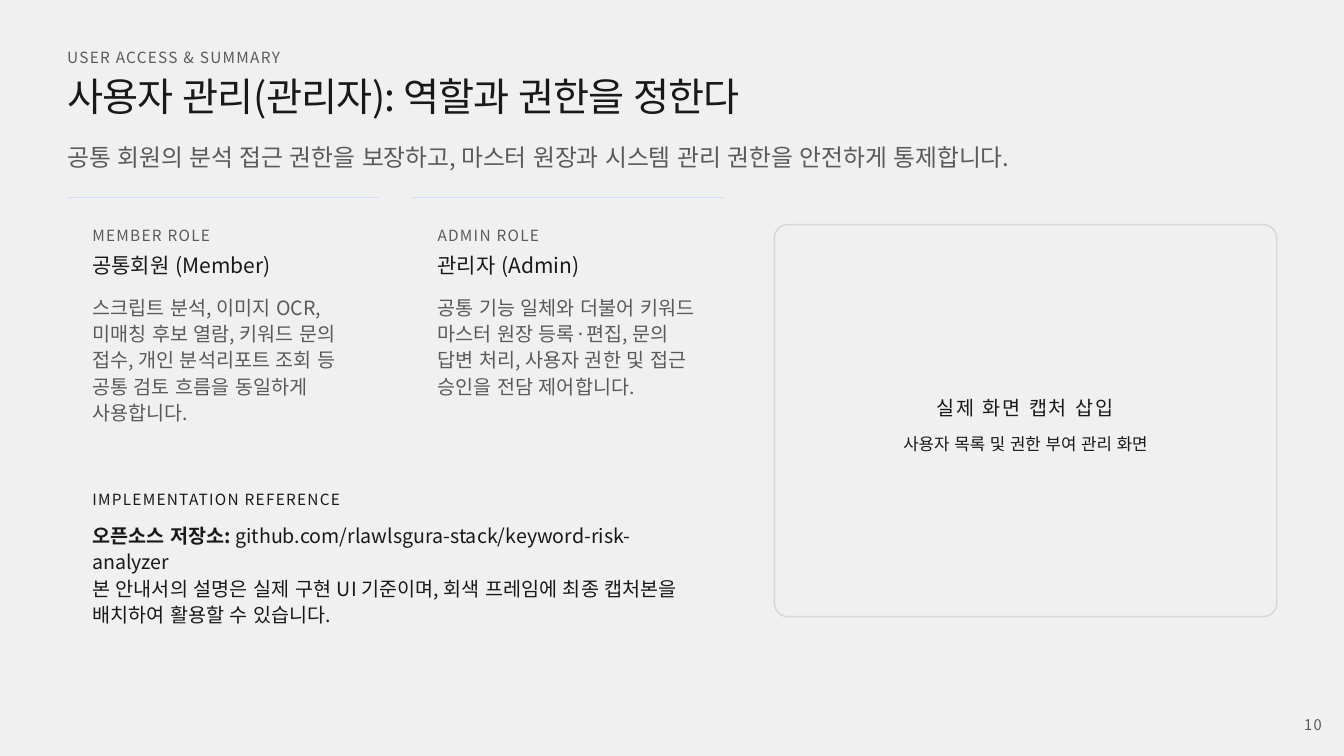
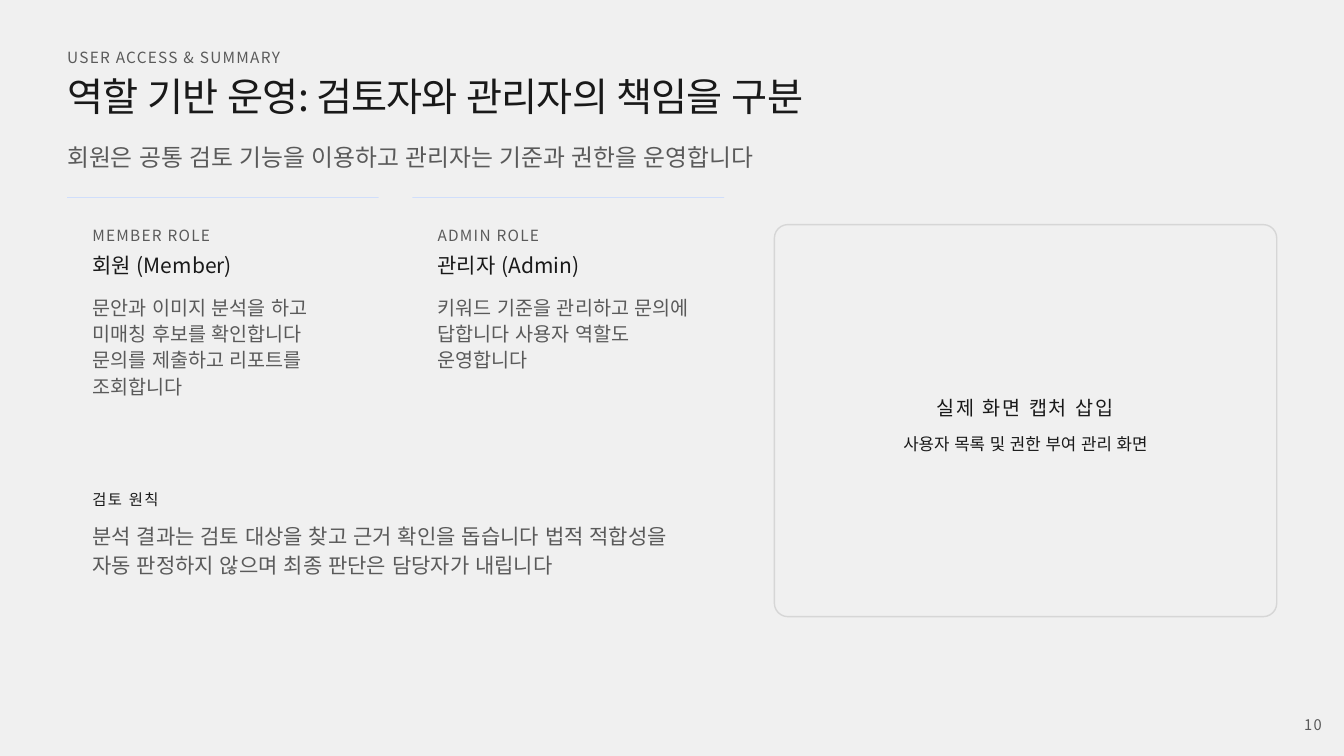
Before and after one commit to rlawlsgura-stack/keyword-risk-analyzer, a slide deck: slide 10 of docs/portfolio/keyword-risk-analyzer-blue-template-style.pptx. Drawn at 1344x756 pixels with LibreOffice and Linux fonts; fonts in the diff are those of the drawing; background and template pictures are left out. Boxes give left, top, right and bottom in pixels: in the first picture for what was removed or moved away, otherwise in the second. Text is boxed around its words. In the diff, an @@ line names an element or a change of style, - is before the commit and + after.

```diff
--- a/docs/portfolio/keyword-risk-analyzer-blue-template-style.pptx
+++ b/docs/portfolio/keyword-risk-analyzer-blue-template-style.pptx
@@ text at (67, 78, 803, 114): text changed @@
-사용자 관리(관리자): 역할과 권한을 정한다
+역할 기반 운영: 검토자와 관리자의 책임을 구분
@@ text at (67, 146, 753, 168): text changed @@
-공통 회원의 분석 접근 권한을 보장하고, 마스터 원장과 시스템 관리 권한을 안전하게 통제합니다.
+회원은 공통 검토 기능을 이용하고 관리자는 기준과 권한을 운영합니다
@@ text at (92, 255, 232, 277): text changed @@
-공통회원 (Member)
+회원 (Member)
@@ text at (92, 299, 307, 396): text changed @@
-스크립트 분석, 이미지 OCR, 미매칭 후보 열람, 키워드 문의 접수, 개인 분석리포트 조회 등 공통 검토 흐름을 동일하게 사용합니다.
+문안과 이미지 분석을 하고 미매칭 후보를 확인합니다 문의를 제출하고 리포트를 조회합니다
@@ text at (438, 299, 689, 369): text changed @@
-공통 기능 일체와 더불어 키워드 마스터 원장 등록·편집, 문의 답변 처리, 사용자 권한 및 접근 승인을 전담 제어합니다.
+키워드 기준을 관리하고 문의에 답합니다 사용자 역할도 운영합니다
@@ text at (92, 492, 159, 506): text changed @@
-IMPLEMENTATION REFERENCE
+검토 원칙
@@ text at (92, 526, 667, 575): text changed; size 14 to 15 pt; text colour #191919 to #5A5A5A @@
-오픈소스 저장소: github.com/rlawlsgura-stack/keyword-risk-analyzer
-본 안내서의 설명은 실제 구현 UI 기준이며, 회색 프레임에 최종 캡처본을 배치하여 활용할 수 있습니다.
+분석 결과는 검토 대상을 찾고 근거 확인을 돕습니다 법적 적합성을 자동 판정하지 않으며 최종 판단은 담당자가 내립니다
```
Also in this commit, not shown: 9 other slides changed, 1 other file.
